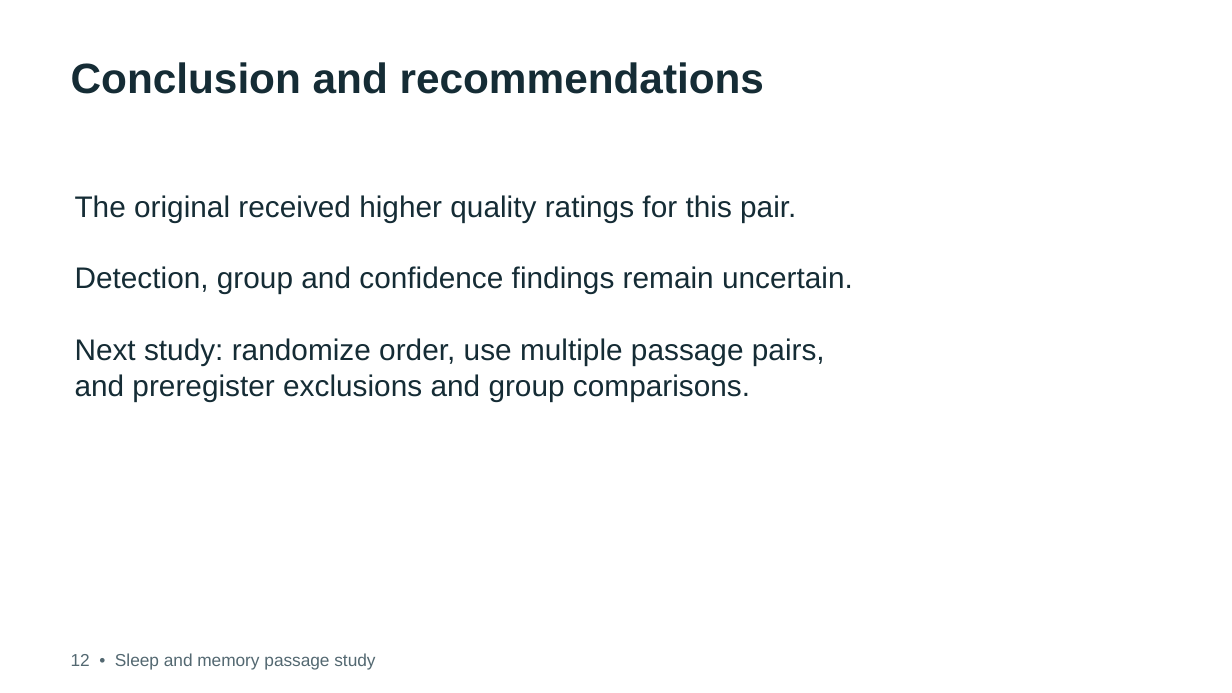
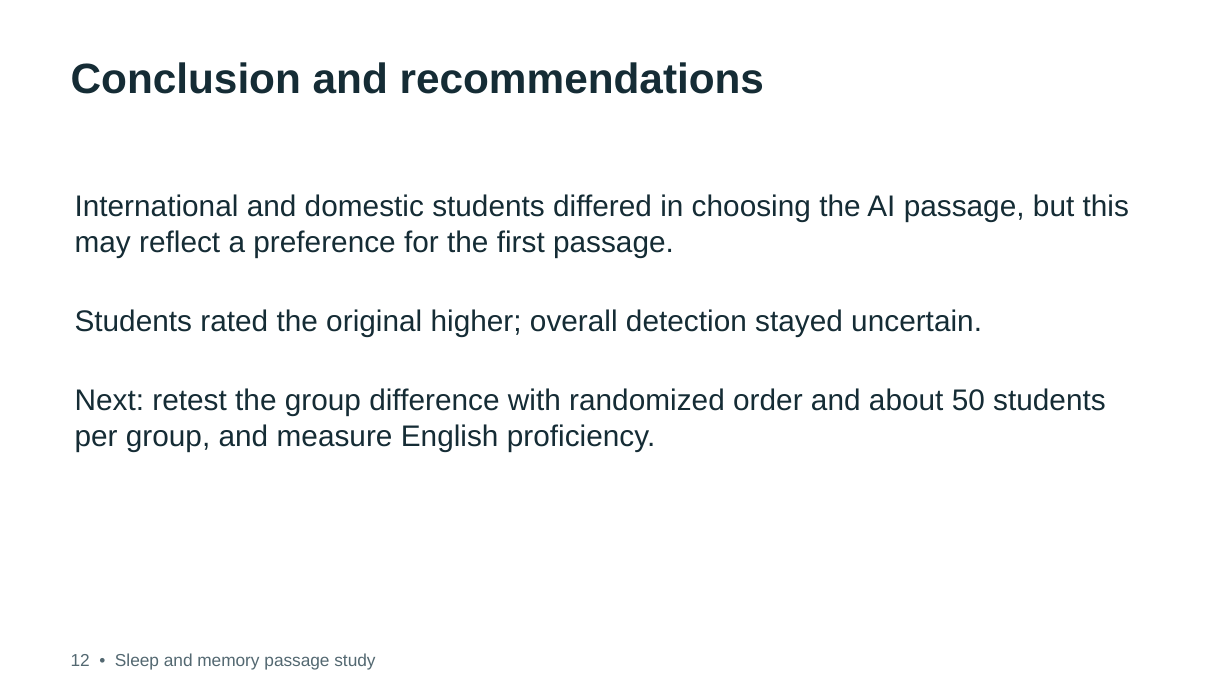
Before and after one commit to debshreechowdhury/sleep-memory-passage-study, a slide deck: slide 8 of presentation/design_detection.pptx. Drawn at 1232x693 pixels with LibreOffice and Linux fonts; fonts in the diff are those of the drawing. Boxes give left, top, right and bottom in pixels: in the first picture for what was removed or moved away, otherwise in the second. Text is boxed around its words. In the diff, an @@ line names an element or a change of style, - is before the commit and + after.

Commit message:
feat: restructure report around international vs domestic question

```diff
--- a/presentation/design_detection.pptx
+++ b/presentation/design_detection.pptx
@@ text at (x1=75, y1=194, x2=1129, y2=451): text changed @@
-The original received higher quality ratings for this pair.
-Detection, group and confidence findings remain uncertain.
-Next study: randomize order, use multiple passage pairs,
-and preregister exclusions and group comparisons.
+International and domestic students differed in choosing the AI passage, but this may reflect a preference for the first passage.
+Students rated the original higher; overall detection stayed uncertain.
+Next: retest the group difference with randomized order and about 50 students per group, and measure English proficiency.
```
Also in this commit, not shown: 4 other slides changed, 3 slides added, 3 slides removed, 51 other files.
